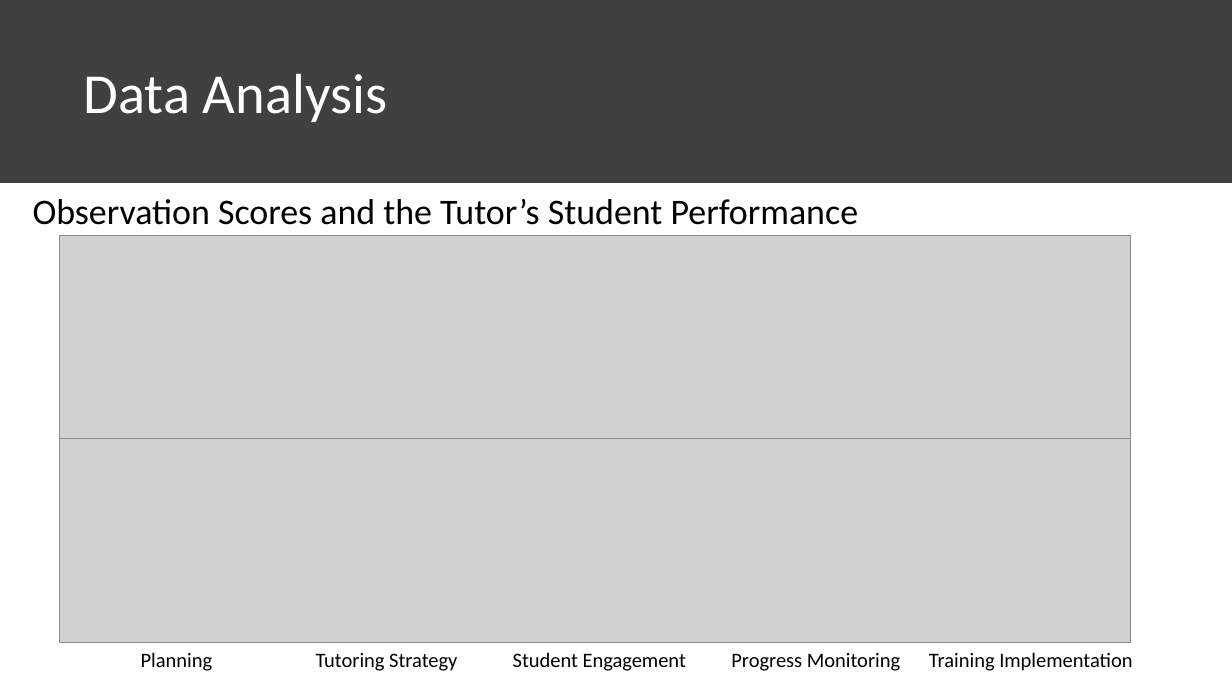
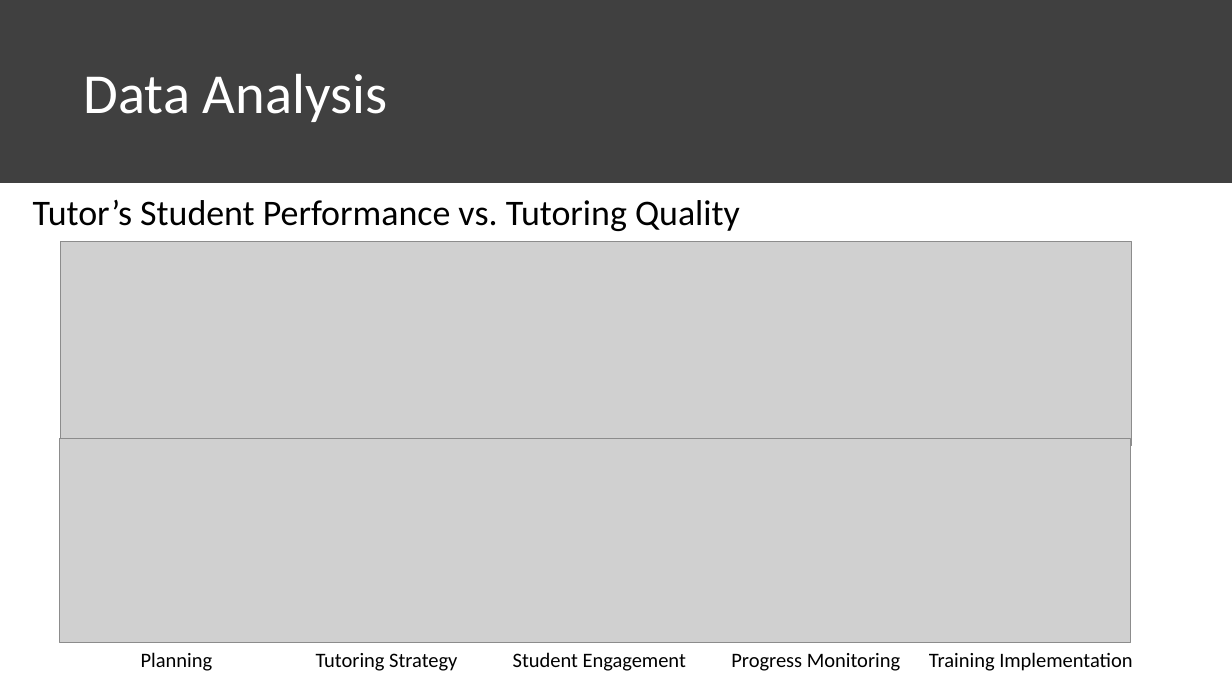
Before and after one commit to chrisluedtke/talks, a slide deck: slide 8 of 2018-06-14-ChiPy/Presentation.pptx. Drawn at 1232x693 pixels with LibreOffice and Linux fonts; fonts in the diff are those of the drawing; grey boxes stand for pictures. Boxes give left, top, right and bottom in pixels: in the first picture for what was removed or moved away, otherwise in the second. Text is boxed around its words. In the diff, an @@ line names an element or a change of style, - is before the commit and + after.

```diff
--- a/2018-06-14-ChiPy/Presentation.pptx
+++ b/2018-06-14-ChiPy/Presentation.pptx
@@ text at [33, 199, 740, 231]: text changed @@
-Observation Scores and the Tutor’s Student Performance
+Tutor’s Student Performance vs. Tutoring Quality
@@ picture: place and size @@
-picture at [59, 236, 1130, 440]
+picture at [61, 241, 1132, 445]
```
Also in this commit, not shown: 6 other slides changed.
